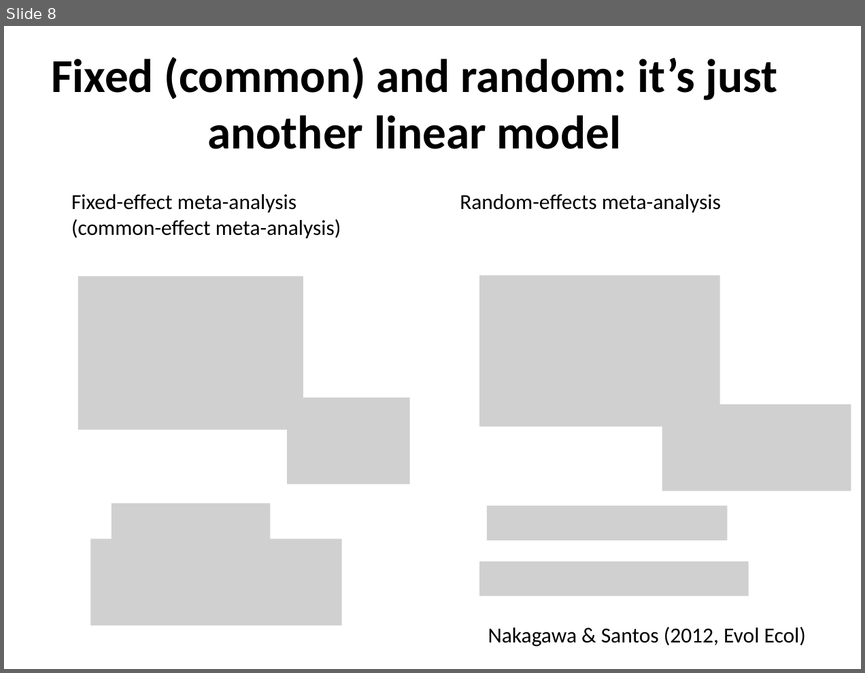
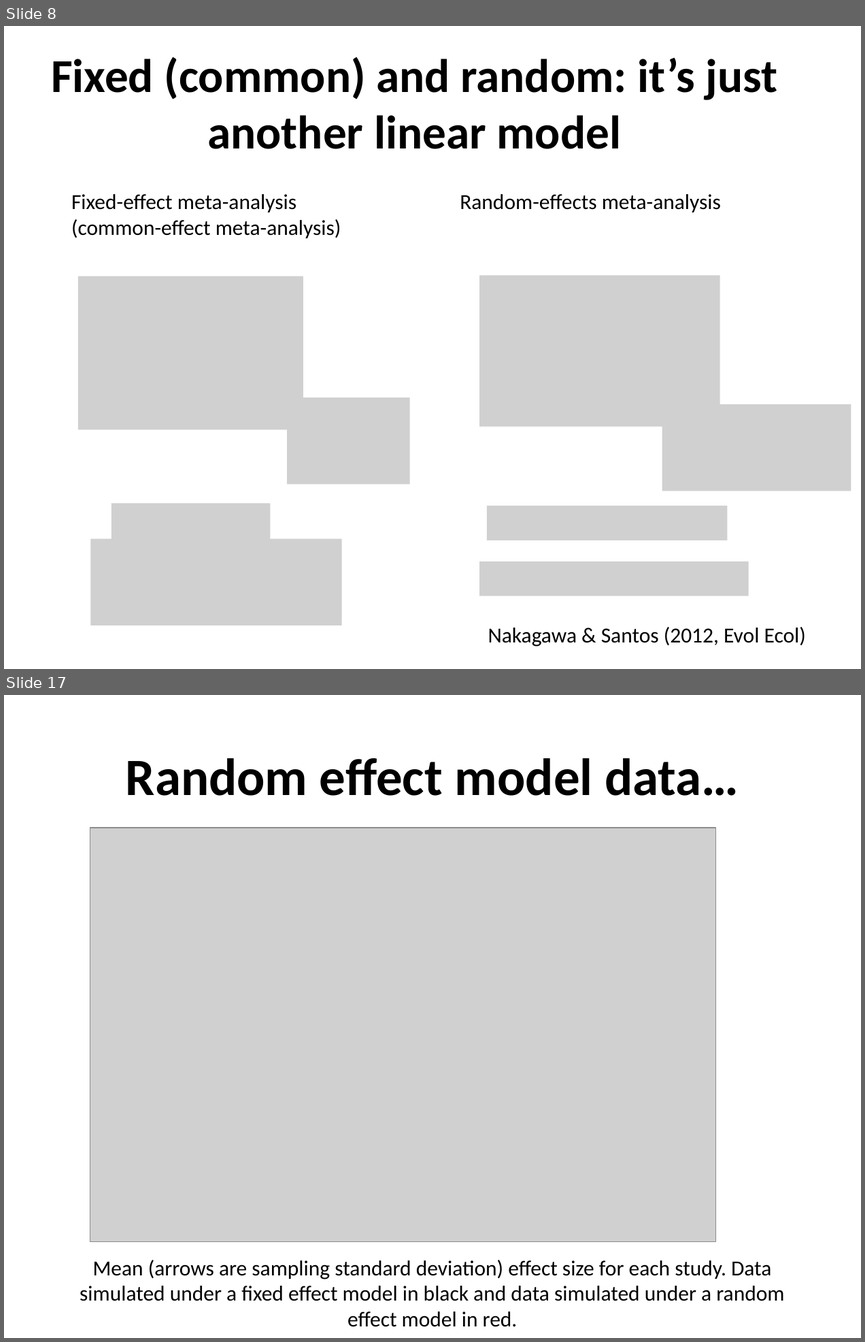
Before and after one commit to daniel1noble/meta-workshop, a slide deck: slides/2.Models.pptx. Shown one above the other, each under a label of ours: slide 8 before the commit, slides 8 and 17 after it; the slides between them are not shown. The pictures are 865x673 and 865x1342 pixels, drawn with LibreOffice and Linux fonts; fonts in the diff are those of the drawing; grey boxes stand for pictures. Boxes give left, top, right and bottom in pixels: in the first picture for what was removed or moved away, otherwise in the second. Text is boxed around its words. In the diff, an @@ line names an element or a change of style, - is before the commit and + after.

Commit message:
Added slides breaking down models

```diff
--- a/slides/2.Models.pptx
+++ b/slides/2.Models.pptx
@@ slide 17 added at (x1=4, y1=695, x2=861, y2=1338), background #FFFFFF @@
@@ title added at (x1=126, y1=758, x2=738, y2=796), 44 pt, text #000000, bold @@
+Random effect model data…
@@ picture added at (x1=90, y1=828, x2=715, y2=1242) @@
@@ text added at (x1=79, y1=1259, x2=784, y2=1327), 18 pt, text #000000 @@
+Mean (arrows are sampling standard deviation) effect size for each study. Data simulated under a fixed effect model in black and data simulated under a random effect model in red.
```
Also in this commit, not shown: 1 slide changed, 12 other slides added.
